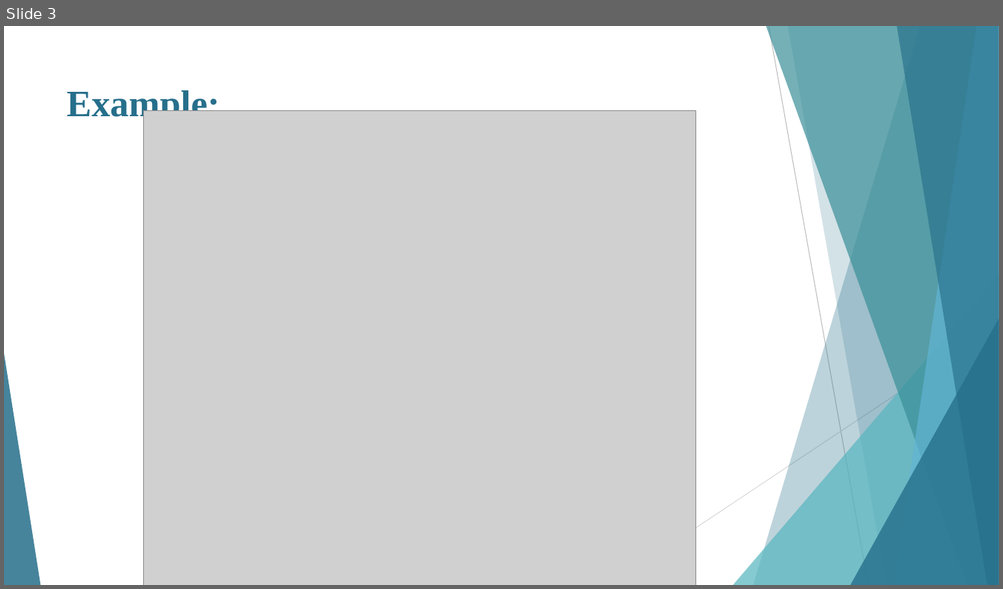
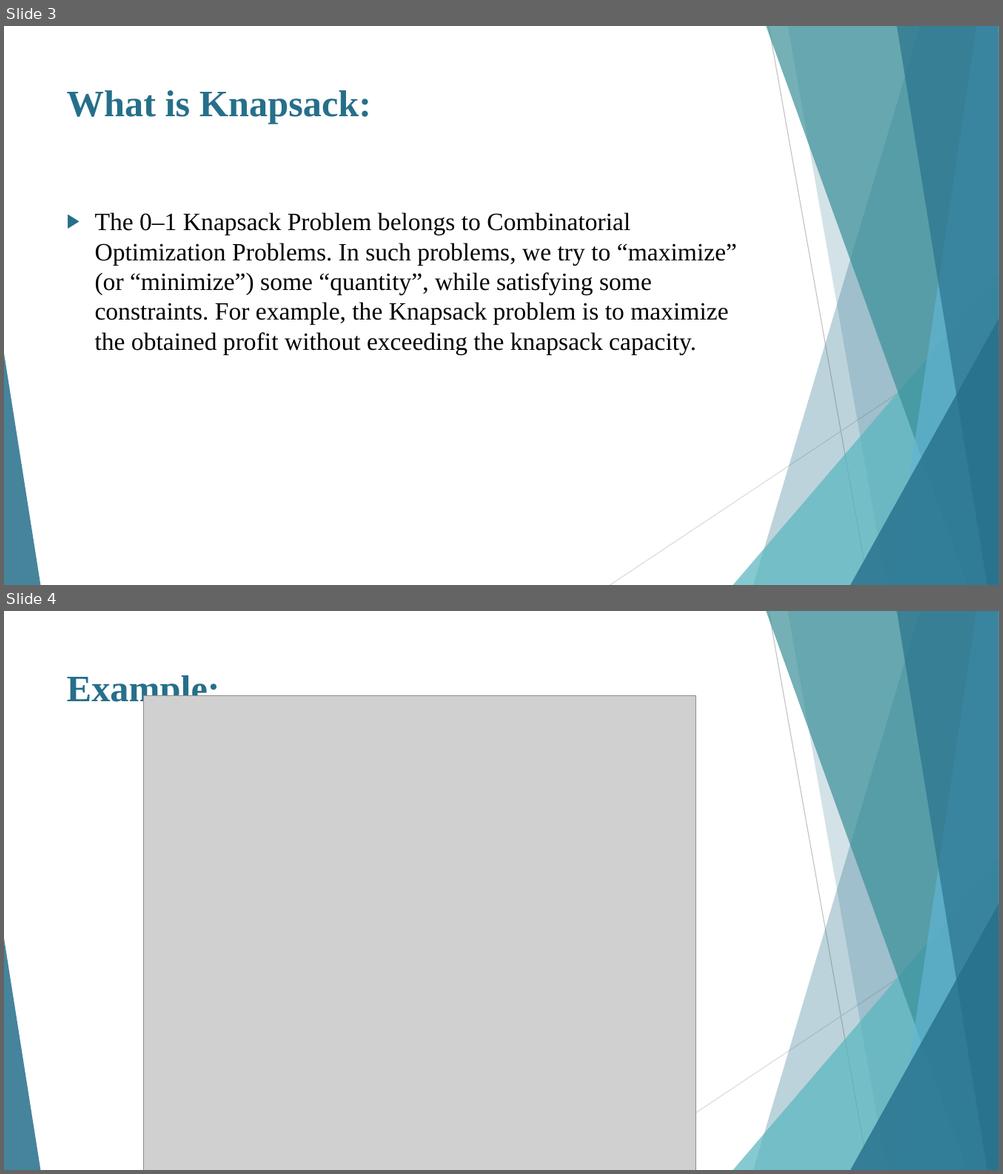
Before and after one commit to IAMUZAIRMEHMOOD/DSA_Project, a slide deck: Kanpsack.pptx. Shown one above the other, each under a label of ours: slide 3 before the commit, slides 3 and 4 after it. The pictures are 1003x589 and 1003x1174 pixels, drawn with LibreOffice and Linux fonts; fonts in the diff are those of the drawing; grey boxes stand for pictures. Boxes give left, top, right and bottom in pixels: in the first picture for what was removed or moved away, otherwise in the second. Text is boxed around its words. In the diff, an @@ line names an element or a change of style, - is before the commit and + after.

```diff
--- a/Kanpsack.pptx
+++ b/Kanpsack.pptx
@@ slide 3 added at [4,26,999,585], background #FFFFFF; not listed: 10 template elements that a slide beside it also shows @@
@@ title added at [67,90,371,124], 36 pt, text #266F8B, bold @@
+What is Knapsack:
@@ text added at [95,212,737,355], 24 pt, text #000000 @@
+▶ The 0–1 Knapsack Problem belongs to Combinatorial Optimization Problems. In such problems, we try to “maximize” (or “minimize”) some “quantity”, while satisfying some constraints. For example, the Knapsack problem is to maximize the obtained profit without exceeding the knapsack capacity.
@@ what was slide 3 is now slide 4 @@
```
Also in this commit, not shown: 3 slides changed, 4 other slides added, 2 slides removed, 4 other files.
